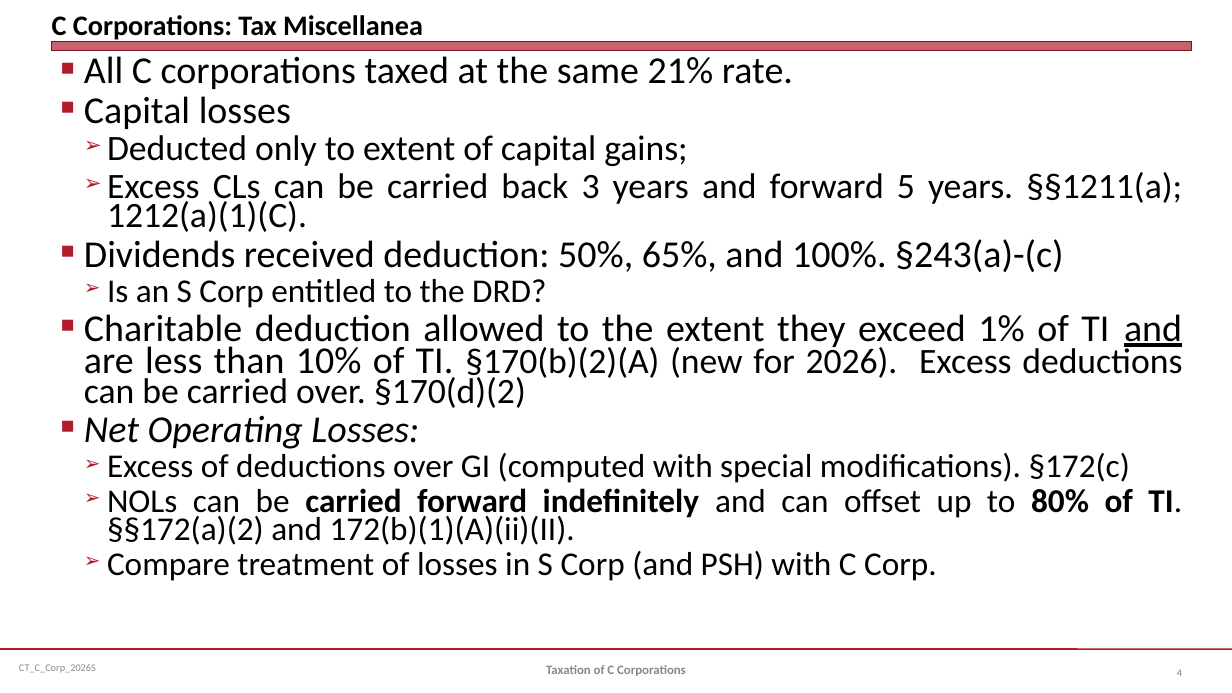
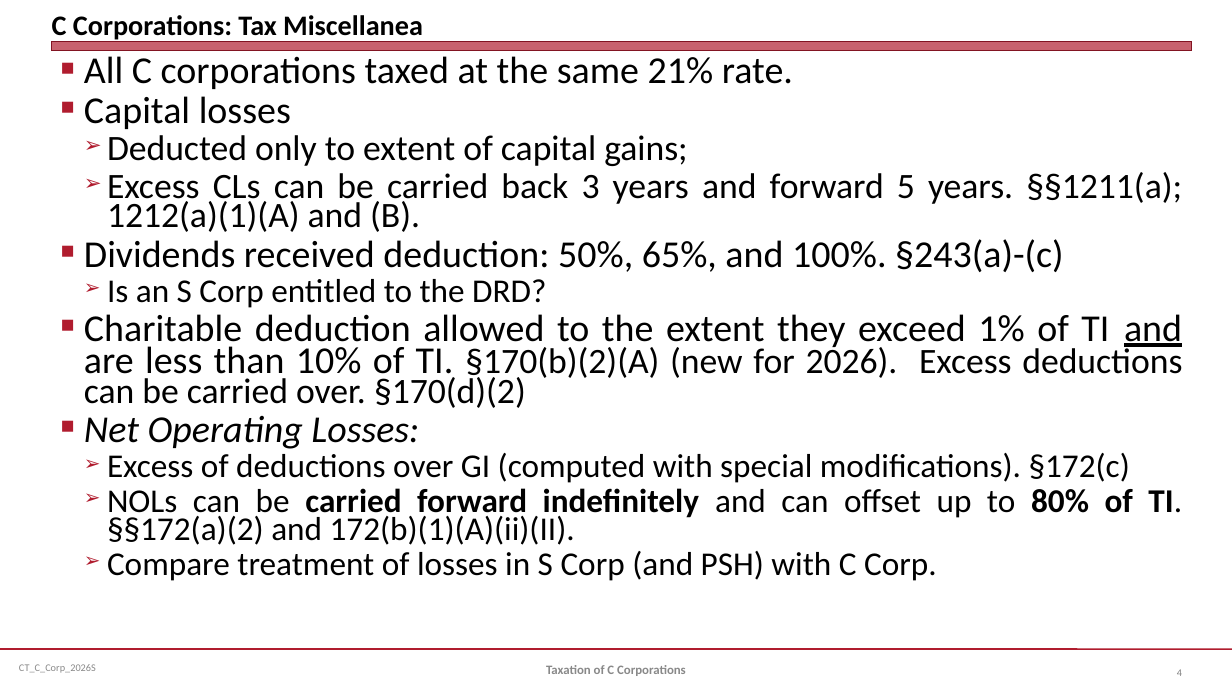
Before and after one commit to jmc877/Corporate-Tax, a slide deck: slide 4 of slides/CT_C_Corp_2026S.pptx. Drawn at 1232x693 pixels with LibreOffice and Linux fonts; fonts in the diff are those of the drawing. Boxes give left, top, right and bottom in pixels: in the first picture for what was removed or moved away, otherwise in the second. Text is boxed around its words. In the diff, an @@ line names an element or a change of style, - is before the commit and + after.

```diff
--- a/slides/CT_C_Corp_2026S.pptx
+++ b/slides/CT_C_Corp_2026S.pptx
@@ text at (x1=107, y1=172, x2=1182, y2=232): text changed @@
-  ➢ Excess CLs can be carried back 3 years and forward 5 years. §§1211(a); 1212(a)(1)(C).
+  ➢ Excess CLs can be carried back 3 years and forward 5 years. §§1211(a); 1212(a)(1)(A) and (B).
```
Also in this commit, not shown: 2 other files.
